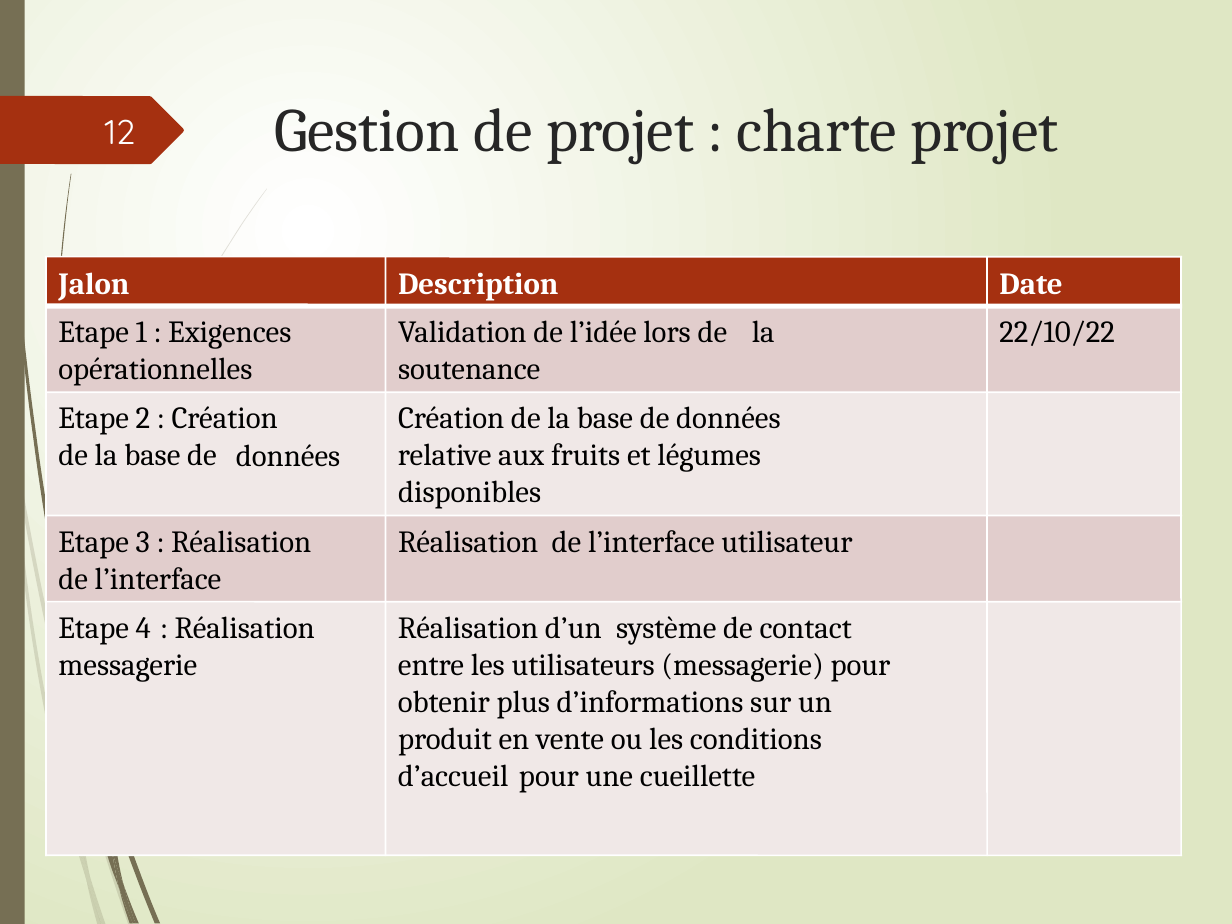
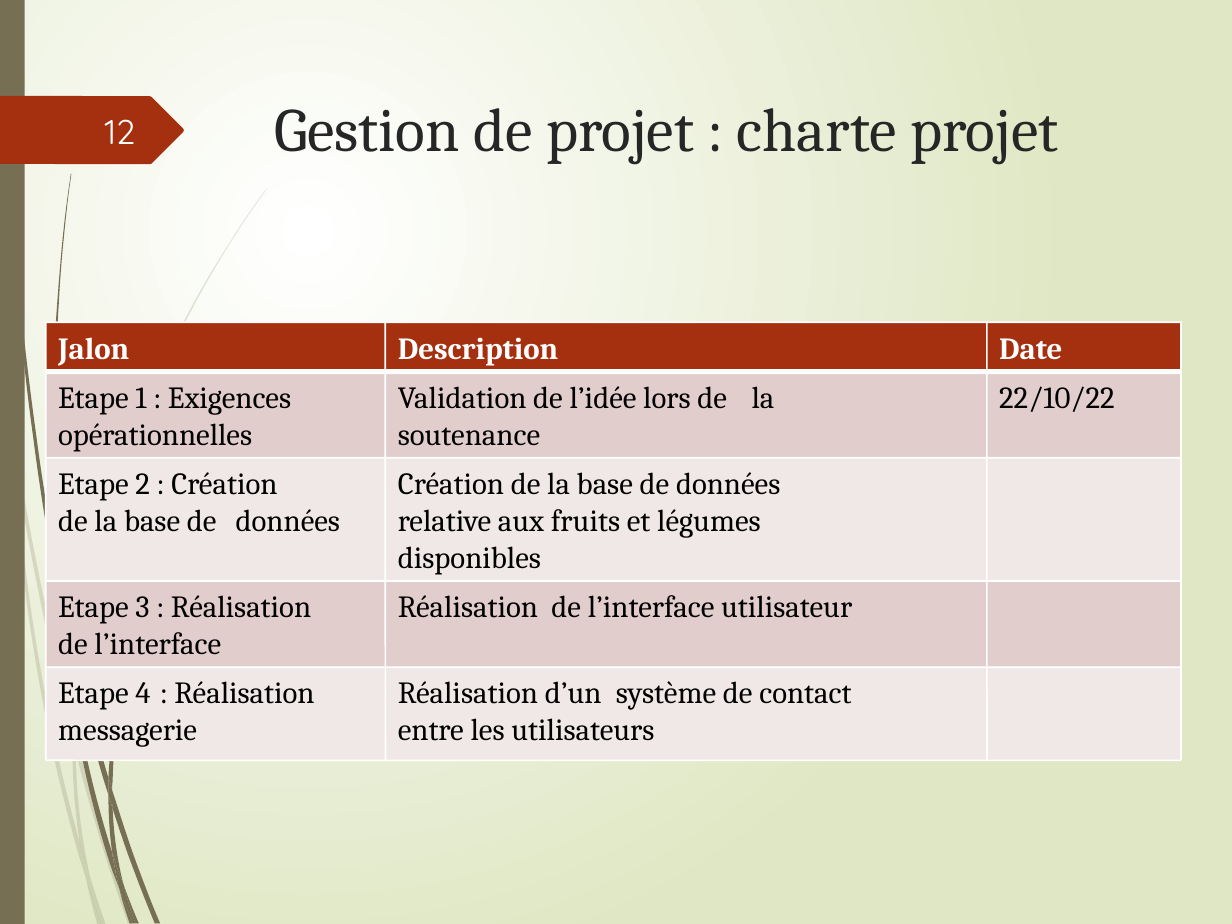
Before and after one commit to AurelieDemure/Opti-Fruits, a slide deck: slide 12 of Diapo.pptx. Drawn at 1232x924 pixels with LibreOffice and Linux fonts; fonts in the diff are those of the drawing. Boxes give left, top, right and bottom in pixels: in the first picture for what was removed or moved away, otherwise in the second. Text is boxed around its words. In the diff, an @@ line names an element or a change of style, - is before the commit and + after.

```diff
--- a/Diapo.pptx
+++ b/Diapo.pptx
@@ 24 texts, 12 rectangles, 5 lines: place and size @@
-24 texts, 12 rectangles, 5 lines at <box>46,256,1183,682</box>
+24 texts, 12 rectangles, 5 lines at <box>44,323,1181,747</box>
@@ line moved from (46, 256) - (46, 856) to (46, 322) - (46, 760) @@
@@ line moved from (386, 256) - (386, 856) to (386, 322) - (386, 760) @@
@@ line moved from (987, 256) - (987, 856) to (987, 322) - (987, 760) @@
@@ line moved from (1181, 256) - (1181, 856) to (1181, 322) - (1181, 760) @@
@@ rectangle: place and size @@
-rectangle at <box>46,601,386,855</box>
+rectangle at <box>46,668,386,761</box>
@@ rectangle: place and size @@
-rectangle at <box>386,601,987,855</box>
+rectangle at <box>386,668,987,761</box>
@@ rectangle: place and size @@
-rectangle at <box>987,601,1180,855</box>
+rectangle at <box>987,668,1180,761</box>
@@ text at <box>398,718,654,741</box>: text changed @@
-entre les utilisateurs (messagerie) pour
+entre les utilisateurs
@@ text removed at <box>398,690,832,719</box> @@
-obtenir plus d’informations sur un
@@ text removed at <box>398,727,822,756</box> @@
-produit en vente ou les conditions
@@ line moved from (46, 855) - (1183, 855) to (46, 760) - (1181, 760) @@
@@ freeform shape added at <box>108,777,112,808</box>, fill #766F54 @@
@@ text removed at <box>398,764,508,787</box> @@
-d’accueil
@@ text removed at <box>519,764,755,793</box> @@
-pour une cueillette
```
